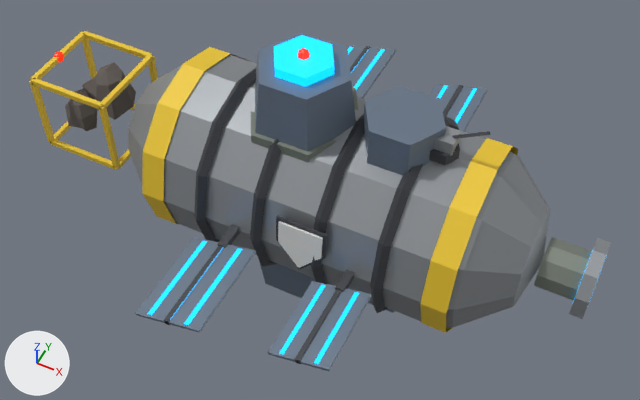
One commit to the glTF model godot/assets/stations/titanium_works.glb: the scene before it, then after it.
Both versions are drawn from a 50 mm camera at (0.964, -1.806, 2.158) aimed at (0.078, -0.033, -0.058). Lighting does not change. The marker at lower left points along +X, +Y and +Z. The first picture is the older version. Vertices at exactly the same position are counted once.

Objects in the first picture: 'titanium_works'.
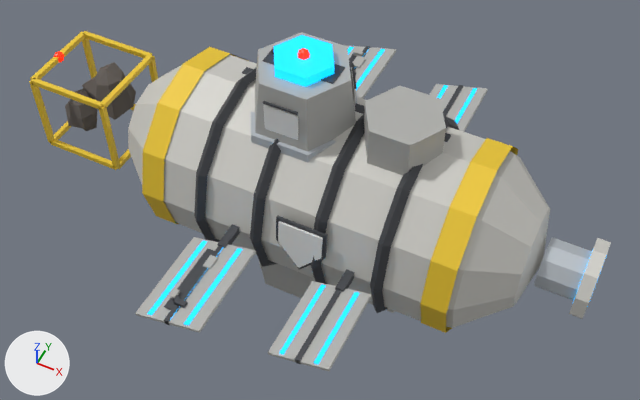
Location of each change, [x1, y1, x2, y2] in pixels of the pictures (640 x 400 px):
part 1 of me_titanium_works, added: after [242, 67, 451, 142]
part 2 of me_titanium_works, added (mostly hidden): after [349, 53, 367, 70]
part 3 of me_titanium_works, added: after [164, 248, 220, 312]
part 4 of me_titanium_works, added: after [174, 297, 188, 308]
part 5 of me_titanium_works, added: after [263, 45, 345, 84]
part 6 of me_titanium_works, added: after [263, 101, 298, 115]
part 7 of me_titanium_works, added: after [352, 55, 366, 68]
part 8 of me_titanium_works, added: after [353, 49, 363, 56]
part 9 of me_titanium_works, added: after [171, 289, 180, 299]
part 10 of me_titanium_works, added: after [203, 255, 218, 269]
part 11 of me_titanium_works, added: after [263, 105, 299, 140]
part 12 of me_titanium_works, deleted: before [429, 143, 460, 165]
part 13 of me_titanium_works, deleted: before [434, 126, 461, 156]
part 14 of me_titanium_works, deleted: before [452, 131, 490, 139]
part 15 of me_titanium_works, added: after [351, 63, 357, 109]
part 16 of me_titanium_works, recoloured (grey to light grey): [128, 55, 611, 328] in both
part 17 of me_titanium_works, recoloured (greyish blue to grey): [135, 32, 488, 371] in both
part 18 of me_titanium_works, recoloured: before [251, 87, 592, 300]; after [251, 95, 592, 300]

What the commit changed:
Material 'ShipHull' (mat_shiphull) is new.
Its base color is (0.64, 0.63, 0.59) (light grey #d1d0ca).
Its metallic is 0.15.
Its roughness is 0.58.
Material 'ShipPanel' (mat_shippanel) is new.
Its base color is (0.46, 0.46, 0.44) (grey #b5b5b1).
Its metallic is 0.2.
Its roughness is 0.58.
Material 'ShipArmor' (mat_shiparmor) is new.
Its base color is (0.5, 0.54, 0.58) (light grey #bcc2c8).
Its metallic is 0.3.
me_titanium_works is used by ob_titanium_works; location (0.0, 0.0, 0.0).
me_titanium_works had 974 vertices, 1672 faces and spanned x -0.99..0.99, y -0.71..0.71, z -0.53..0.53.
me_titanium_works now has 1234 vertices, 2060 faces and spans x -0.99..0.99, y -0.71..0.71, z -0.53..0.53.
me_titanium_works part 1: a new loose piece, a box spanning x -0.2553..0.454, y 0.0541..0.1005, z 0.2871..0.2916, in mat_hulldark (dark grey #4d5055).
me_titanium_works part 2: a new loose piece, a box spanning x -0.1179..-0.0494, y 0.4196..0.6643, z 0.003..0.0076, in mat_hulldark (dark grey #4d5055).
me_titanium_works part 3: a new loose piece, a box spanning x -0.1179..-0.0494, y -0.6643..-0.4196, z 0.003..0.0076, in mat_hulldark (dark grey #4d5055).
me_titanium_works part 4: a new loose piece, a box spanning x -0.095..-0.06, y -0.644..-0.625, z 0.008..0.02, in mat_hulldark (dark grey #4d5055).
me_titanium_works part 5: a new loose piece, a box spanning x -0.1075..0.1243, y -0.0402..0.0402, z 0.4715..0.476, in mat_hulldark (dark grey #4d5055).
me_titanium_works part 6: a new loose piece, a box spanning x -0.0476..0.0645, y -0.1525..-0.1461, z 0.4203..0.4257, in mat_hulldark (dark grey #4d5055).
me_titanium_works part 7: a new loose piece, a box spanning x -0.093..-0.058, y 0.5673..0.6271, z 0.008..0.018, in mat_shippanel (grey #b5b5b1).
me_titanium_works part 8: a new loose piece, a box spanning x -0.114..-0.08, y 0.631..0.649, z 0.008..0.023, in mat_shippanel (grey #b5b5b1).
me_titanium_works part 9: a new loose piece, a box spanning x -0.115..-0.103, y -0.63..-0.601, z 0.008..0.02, in mat_shippanel (grey #b5b5b1).
me_titanium_works part 10: a new loose piece, a box spanning x -0.0928..-0.0668, y -0.4875..-0.4419, z 0.008..0.0141, in mat_shippanel (grey #b5b5b1).
me_titanium_works part 11: a new loose piece, a box spanning x -0.0476..0.0645, y -0.1511..-0.1457, z 0.3182..0.4098, in mat_accent (white #e7e7e5).
me_titanium_works part 12: the loose piece of 12 vertices spanning x 0.41..0.51, y -0.04..0.04, z 0.31..0.35 is deleted.
me_titanium_works part 13: the loose piece of 8 vertices spanning x 0.43..0.5, y -0.03..0.03, z 0.34..0.39 is deleted.
me_titanium_works part 14: the loose piece of 8 vertices spanning x 0.46..0.59, y -0.01..0.01, z 0.36..0.45 is deleted.
me_titanium_works part 15: 32 vertices added at x -0.15..0.17, y 0.02..0.12, z 0.32..0.43.
me_titanium_works part 16: 224 faces spanning x -0.63..0.99, y -0.31..0.31, z -0.31..0.31 switch from mat_hull (grey #9ba0a4) to mat_shiphull (light grey #d1d0ca).
me_titanium_works part 17: 128 faces spanning x -0.2..0.46, y -0.71..0.71, z -0.47..0.47 switch from mat_steel (greyish blue #768495) to mat_shippanel (grey #b5b5b1).
me_titanium_works part 18: 76 faces spanning x -0.18..0.97, y -0.17..0.17, z -0.29..0.29 switch from mat_armor (grey #848b81) to mat_shiparmor (light grey #bcc2c8).
Other edits to the shape of me_titanium_works do not show in these pictures.
